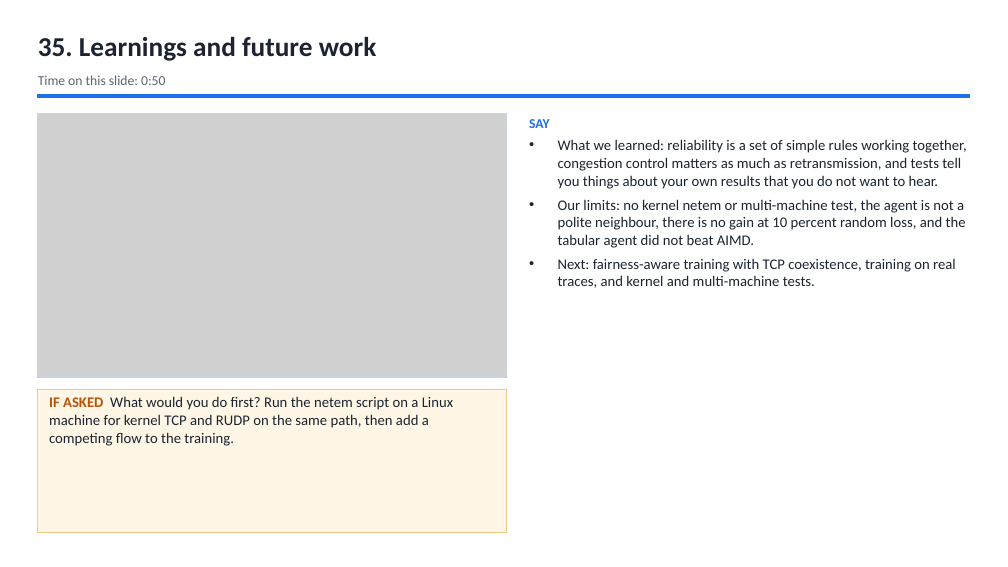
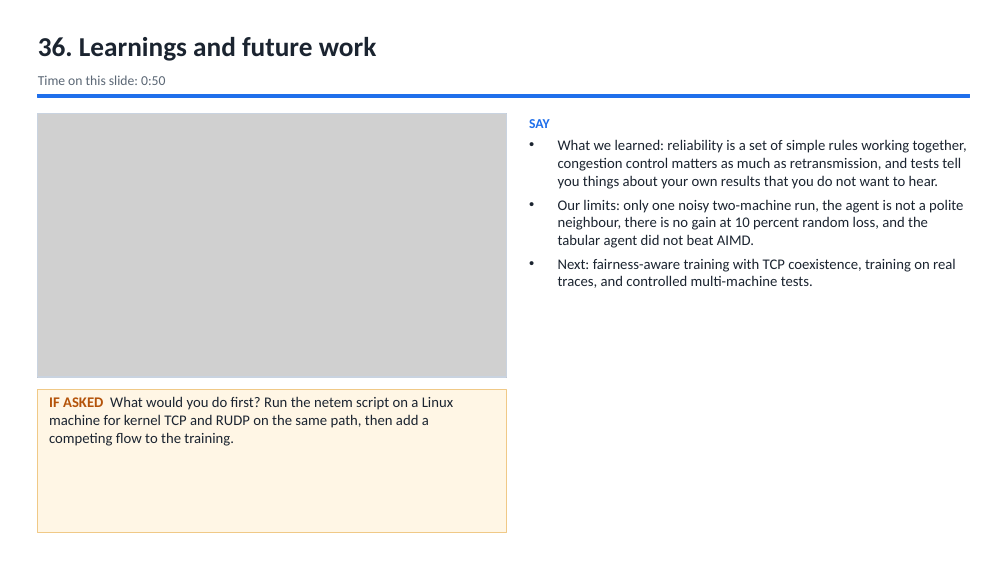
Before and after one commit to Capsturrrr/REPLIC, a slide deck: slide 38 of docs/final/RUDP_Host_Guide.pptx (slide 37 before the commit). Drawn at 1008x567 pixels with LibreOffice and Linux fonts; fonts in the diff are those of the drawing; grey boxes stand for pictures. Boxes give left, top, right and bottom in pixels: in the first picture for what was removed or moved away, otherwise in the second. Text is boxed around its words. In the diff, an @@ line names an element or a change of style, - is before the commit and + after.

```diff
--- a/docs/final/RUDP_Host_Guide.pptx
+++ b/docs/final/RUDP_Host_Guide.pptx
@@ text at [38,37,377,61]: text changed @@
-35. Learnings and future work
+36. Learnings and future work
@@ text at [558,199,963,288]: text changed @@
-• Our limits: no kernel netem or multi-machine test, the agent is not a polite neighbour, there is no gain at 10 percent random loss, and the tabular agent did not beat AIMD.
-• Next: fairness-aware training with TCP coexistence, training on real traces, and kernel and multi-machine tests.
+• Our limits: only one noisy two-machine run, the agent is not a polite neighbour, there is no gain at 10 percent random loss, and the tabular agent did not beat AIMD.
+• Next: fairness-aware training with TCP coexistence, training on real traces, and controlled multi-machine tests.
```
Also in this commit, not shown: 4 other slides changed, 1 slide added, 8 other files.
